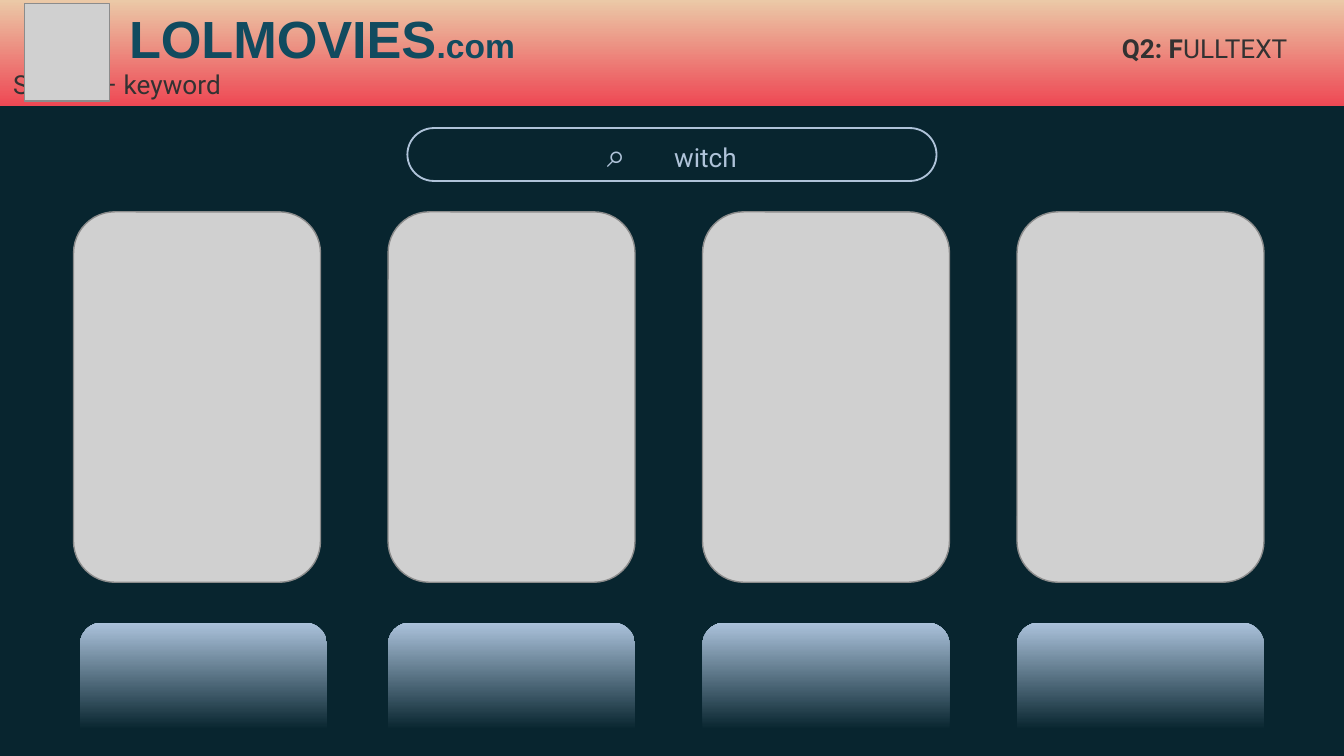
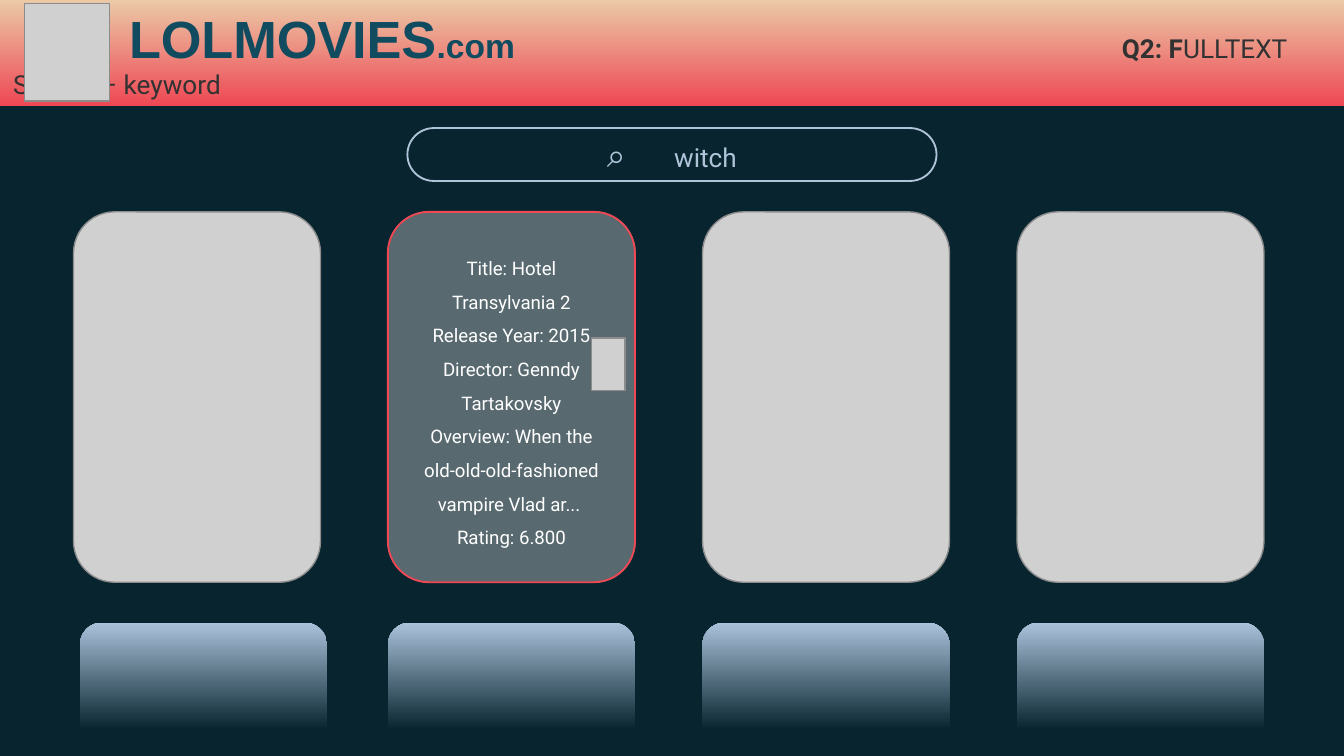
Before and after one commit to MichalBKM/DBMS_Project, a slide deck: slide 5 of do not ZIP for moodle/user_manual.pptx. Drawn at 1344x756 pixels with LibreOffice and Linux fonts; fonts in the diff are those of the drawing; grey boxes stand for pictures. Boxes give left, top, right and bottom in pixels: in the first picture for what was removed or moved away, otherwise in the second. Text is boxed around its words. In the diff, an @@ line names an element or a change of style, - is before the commit and + after.

```diff
--- a/do not ZIP for moodle/user_manual.pptx
+++ b/do not ZIP for moodle/user_manual.pptx
@@ rounded rectangle added at box(388, 212, 636, 583), fill #092630 at 60% opacity, outline #EE4854 1 pt, 10 pt, text #FFFFFF @@
+Title: Hotel Transylvania 2
+Release Year: 2015
+Director: Genndy Tartakovsky
+Overview: When the old-old-old-fashioned vampire Vlad ar...
+Rating: 6.800
@@ picture added at box(591, 337, 625, 390) @@
```
Also in this commit, not shown: 4 other slides changed, 2 other files.
